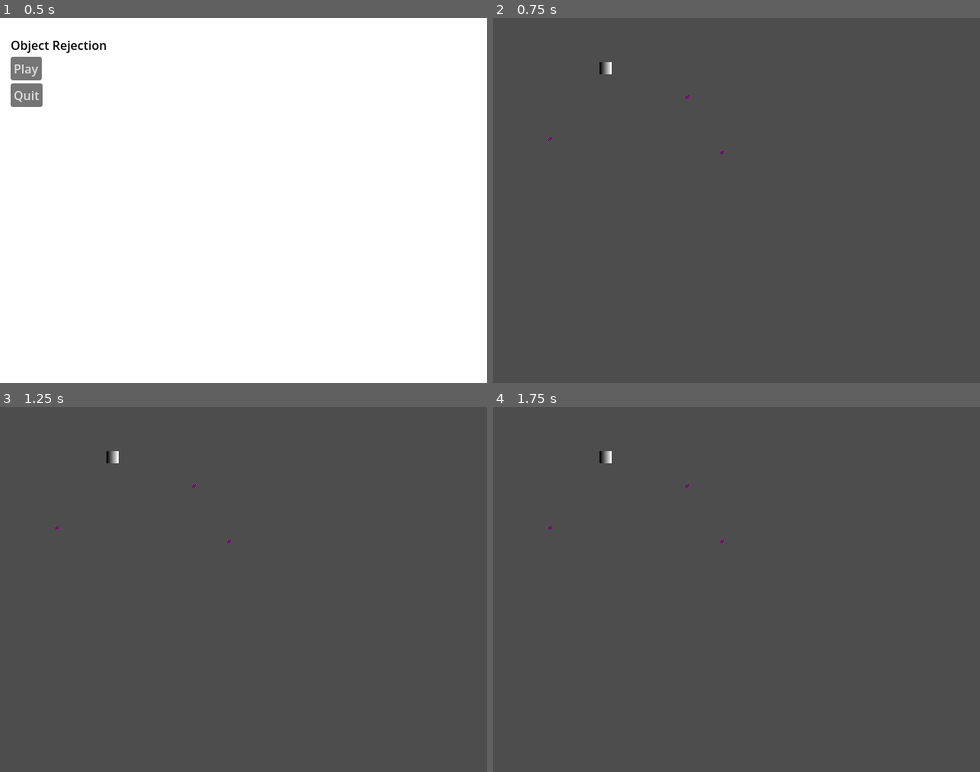
Above: before the commit, frames 1-4 (two rows, left to right).
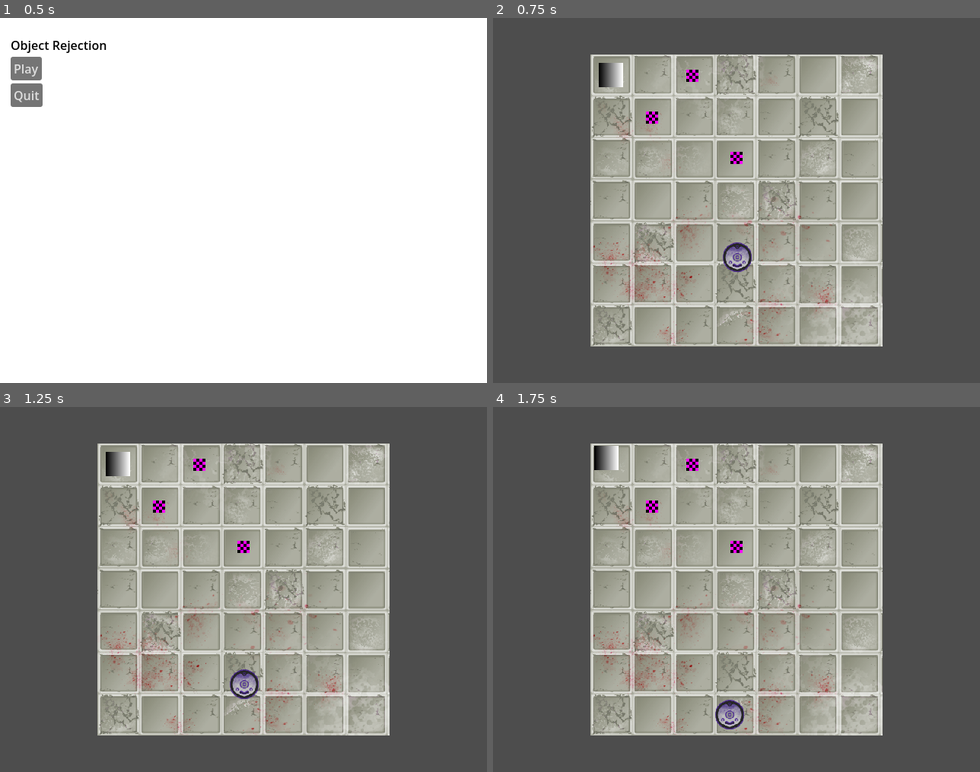
Above: after the commit, the same moments.

Repository: Cyberiada2025-2026/Lem-Jam
Game: Godot game, scene res://ui/main_menu/main_menu.tscn
Same seed, same stepped clock (60 frames per second), same inputs: the game is played once before the commit and once after it.
Inputs (mouse positions are in pixels of both pictures, inside the frame that each line leads up to):
- Up to frame 1 (0.5 s): no input
- Up to frame 2 (0.75 s): click "Play" at 0.5 s
- Up to frame 3 (1.25 s): no input
- Up to frame 4 (1.75 s): move the mouse to (605, 458) at 1.27 s; press the mouse at (605, 458) at 1.28 s

Frame 1 is identical in both runs. In frame 2, 48% of the frame differs, in the area x 11-80%, y 10-90%; in frame 3, 48%; in frame 4, 48%.

Commit message:
fixed bugs, organized main scene

Diff:
--- a/scenes/main/main.tscn
+++ b/scenes/main/main.tscn
@@ -1,23 +1,61 @@
-[gd_scene format=3 uid="uid://dxxe5d14gjlvc"]
+[gd_scene format=3 uid="uid://cltepgmfe84m0"]
 
 [ext_resource type="PackedScene" uid="uid://coulty6lytj5" path="res://ui/pause_screen/pause_screen.tscn" id="1_hyk8p"]
-[ext_resource type="PackedScene" path="res://shared/player/player.tscn" id="2_iuonh"]
+[ext_resource type="PackedScene" uid="uid://dffkfxwxq8cov" path="res://shared/player/player.tscn" id="2_iuonh"]
 [ext_resource type="PackedScene" uid="uid://botb3p1egyn5v" path="res://shared/consumables/consumable_test.tscn" id="3_k2fmo"]
 [ext_resource type="PackedScene" uid="uid://bi726fpbqmjqq" path="res://shared/consumables/artifact.tscn" id="3_l3cfh"]
+[ext_resource type="Texture2D" uid="uid://chc1fjlrd51uh" path="res://scenes/arena/floor.png" id="5_6q06x"]
+[ext_resource type="PackedScene" uid="uid://dnsnqcshly5ek" path="res://shared/enemy/enemy.tscn" id="6_ow5a4"]
+
+[sub_resource type="WorldBoundaryShape2D" id="WorldBoundaryShape2D_ow5a4"]
+normal = Vector2(0, 5)
 
 [node name="Main" type="Node2D" unique_id=1586237799]
 
-[node name="Player" parent="." unique_id=1228326605 instance=ExtResource("2_iuonh")]
-position = Vector2(148, 66)
-
-[node name="Artifact" parent="." unique_id=541445871 instance=ExtResource("3_l3cfh")]
-position = Vector2(255, 104)
-
-[node name="Artifact2" parent="." unique_id=585494967 instance=ExtResource("3_l3cfh")]
-position = Vector2(301, 177)
-
-[node name="ConsumableTest" parent="." unique_id=1172664578 instance=ExtResource("3_k2fmo")]
-position = Vector2(75, 159)
+[node name="Sprite2D" type="Sprite2D" parent="." unique_id=1744812692]
+position = Vector2(320, 240)
+scale = Vector2(0.8, 0.8)
+texture = ExtResource("5_6q06x")
 
 [node name="PauseScreen" parent="." unique_id=870774568 instance=ExtResource("1_hyk8p")]
 mouse_filter = 1
+
+[node name="Player" parent="." unique_id=1228326605 instance=ExtResource("2_iuonh")]
+position = Vector2(155, 75)
+
+[node name="Artifact" parent="." unique_id=541445871 instance=ExtResource("3_l3cfh")]
+position = Vector2(262, 76)
+scale = Vector2(4, 4)
+
+[node name="Artifact2" parent="." unique_id=585494967 instance=ExtResource("3_l3cfh")]
+position = Vector2(320, 184)
+scale = Vector2(4, 4)
+
+[node name="ConsumableTest" parent="." unique_id=1172664578 instance=ExtResource("3_k2fmo")]
+position = Vector2(209, 131)
+scale = Vector2(4, 4)
+
+[node name="Enemy" parent="." unique_id=2121269621 instance=ExtResource("6_ow5a4")]
+position = Vector2(321, 298)
+scale = Vector2(0.8, 0.8)
+
+[node name="StaticBody2D" type="StaticBody2D" parent="." unique_id=1098605040]
+
+[node name="CollisionShape2D" type="CollisionShape2D" parent="StaticBody2D" unique_id=766305011]
+position = Vector2(126, 1)
+rotation = 4.712389
+shape = SubResource("WorldBoundaryShape2D_ow5a4")
+
+[node name="CollisionShape2D2" type="CollisionShape2D" parent="StaticBody2D" unique_id=1204197690]
+position = Vector2(513, 3)
+rotation = 1.5707964
+shape = SubResource("WorldBoundaryShape2D_ow5a4")
+
+[node name="CollisionShape2D3" type="CollisionShape2D" parent="StaticBody2D" unique_id=936330324]
+position = Vector2(-3, 46)
+shape = SubResource("WorldBoundaryShape2D_ow5a4")
+
+[node name="CollisionShape2D4" type="CollisionShape2D" parent="StaticBody2D" unique_id=557039448]
+position = Vector2(0, 434)
+rotation = 3.1415927
+shape = SubResource("WorldBoundaryShape2D_ow5a4")
--- a/shared/consumables/artifact.gd
+++ b/shared/consumables/artifact.gd
@@ -1,8 +1,8 @@
 extends Area2D
 var being_consumed: bool = false
 
-func _on_body_entered(body: Player) -> void:
-	if body and !being_consumed:
+func _on_body_entered(body: Node2D) -> void:
+	if body is Player and !being_consumed:
 		being_consumed = true
 		body.score += 10
 		self.queue_free()
--- a/shared/consumables/consumable_test.gd
+++ b/shared/consumables/consumable_test.gd
@@ -1,8 +1,8 @@
 extends Area2D
 var being_consumed: bool = false
 
-func _on_body_entered(body: Player) -> void:
-	if body and !being_consumed:
+func _on_body_entered(body: Node2D) -> void:
+	if body is Player and !being_consumed:
 		being_consumed = true
 		body.health_component.heal(20)
 		self.queue_free()
--- a/shared/player/player.tscn
+++ b/shared/player/player.tscn
@@ -7,10 +7,11 @@
 
 [sub_resource type="GradientTexture2D" id="GradientTexture2D_ejjm8"]
 gradient = SubResource("Gradient_x7nyl")
-width = 16
-height = 16
+width = 32
+height = 32
 
 [sub_resource type="CircleShape2D" id="CircleShape2D_7r5ry"]
+radius = 17.0
 
 [node name="Player" type="CharacterBody2D" unique_id=1228326605 node_paths=PackedStringArray("health_component")]
 script = ExtResource("1_x7nyl")
--- a/shared/player/player_control.gd
+++ b/shared/player/player_control.gd
@@ -24,7 +24,6 @@
 # Called every frame. 'delta' is the elapsed time since the previous frame.
 func _process(delta: float) -> void:
 	time += delta
-	print("Time:", time)
 	if selected == true:
 		var dir = position.direction_to(get_global_mouse_position())
 		if abs(dir.normalized().x) > 0.2 and abs(dir.normalized().y) > 0.2:
Not shown, added: shared/GoofinesLied.mp3.import
